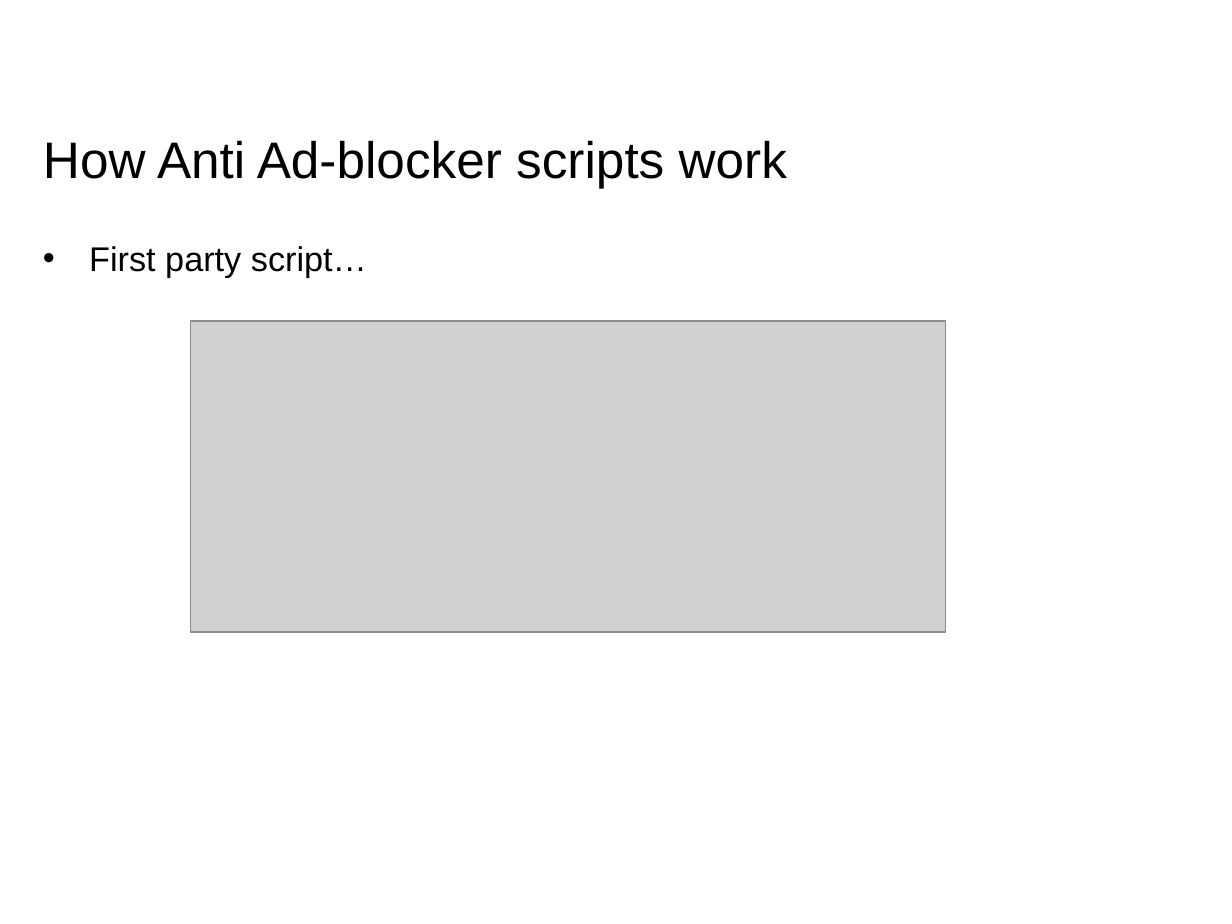
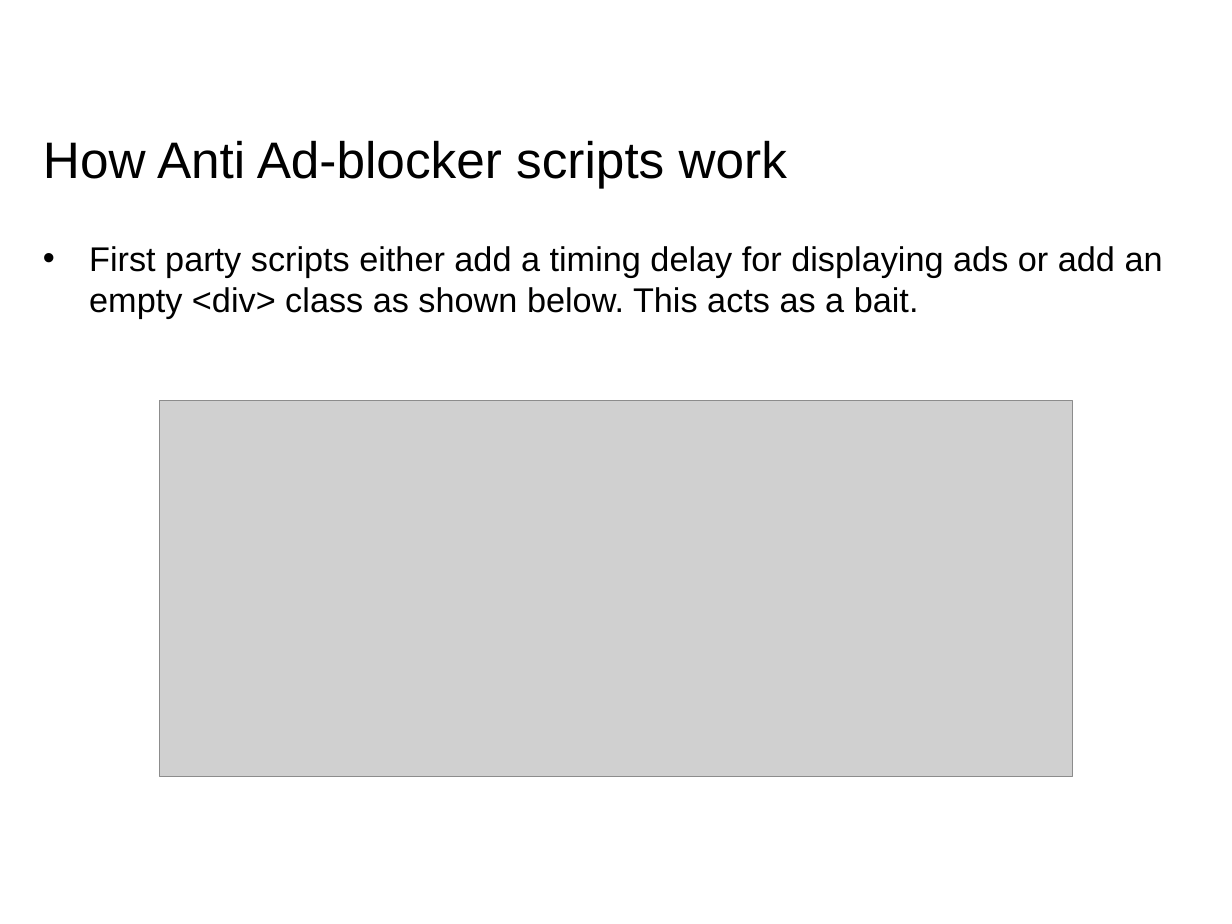
Before and after one commit to RohitPanda/seminar-blocking-adblockers, a slide deck: slide 20 of ppt/Seminar - Rohit & Rohit.pptx. Drawn at 1232x924 pixels with LibreOffice and Linux fonts; fonts in the diff are those of the drawing; grey boxes stand for pictures; background and template pictures are left out. Boxes give left, top, right and bottom in pixels: in the first picture for what was removed or moved away, otherwise in the second. Text is boxed around its words. In the diff, an @@ line names an element or a change of style, - is before the commit and + after.

```diff
--- a/ppt/Seminar - Rohit & Rohit.pptx
+++ b/ppt/Seminar - Rohit & Rohit.pptx
@@ text at (89, 246, 1163, 319): text changed @@
-• First party script…
+• First party scripts either add a timing delay for displaying ads or add an empty <div> class as shown below. This acts as a bait.
@@ picture: place and size @@
-picture at (190, 322, 945, 633)
+picture at (160, 400, 1073, 776)
```
Also in this commit, not shown: 8 other slides changed, 1 slide added, 1 slide removed, 1 other file.
